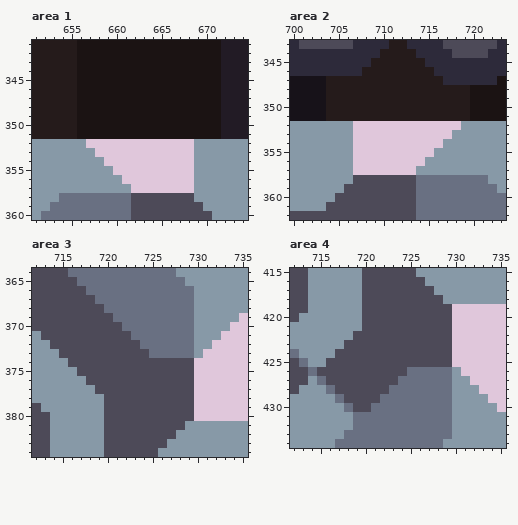
A pixel-art file gets an edit: assets/sprites/atlas/atlas.ase. This is how it looked before the edit.
736x736 pixels, 1 frame. Colours within 5 levels of each other are drawn and written as one. Shown: area 1: x 651..674, y 341..360; area 2: x 700..723, y 343..362; area 3: x 712..735, y 364..384; area 4: x 712..735, y 415..434. The commit also changed other parts of the picture, which this record leaves out.
The same view after the edit:
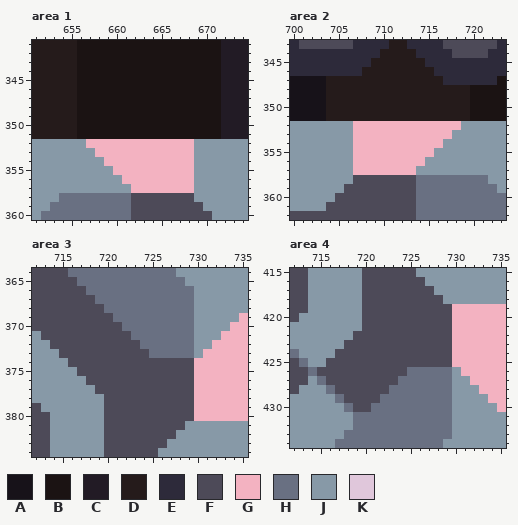
Palette (. is transparent): A #171219  B #1b1313  C #221b25  D #251b1b  E #2d2a3a  F #4d4a58  G #f3b2c1  H #697082  J #8799a7  K #e0c7db
Diff:
Area 1, layer "blocks":
Colour K gives way to colour G in row 352 at x 657 to 668; in row 353 at x 658 to 668; in row 354 at x 659 to 668; in row 355 at x 660 to 668; in row 356 at x 661 to 668; in row 357 at x 662 to 668.
Area 2, layer "blocks":
Colour K gives way to colour G in row 352 at x 707 to 718; in row 353 at x 707 to 717; in row 354 at x 707 to 716; in row 355 at x 707 to 715; in row 356 at x 707 to 714; in row 357 at x 707 to 713.
Area 3, layer "blocks":
Colour K gives way to colour G in row 369 at x 735; in row 370 at x 734 to 735; in row 371 at x 733 to 735; in row 372 at x 732 to 735; in row 373 at x 731 to 735; in rows 374 to 380 at x 730 to 735.
Area 4, layer "blocks":
Colour K gives way to colour G in rows 419 to 425 at x 730 to 735; in row 426 at x 731 to 735; in row 427 at x 732 to 735; in row 428 at x 733 to 735; in row 429 at x 734 to 735; in row 430 at x 735.
